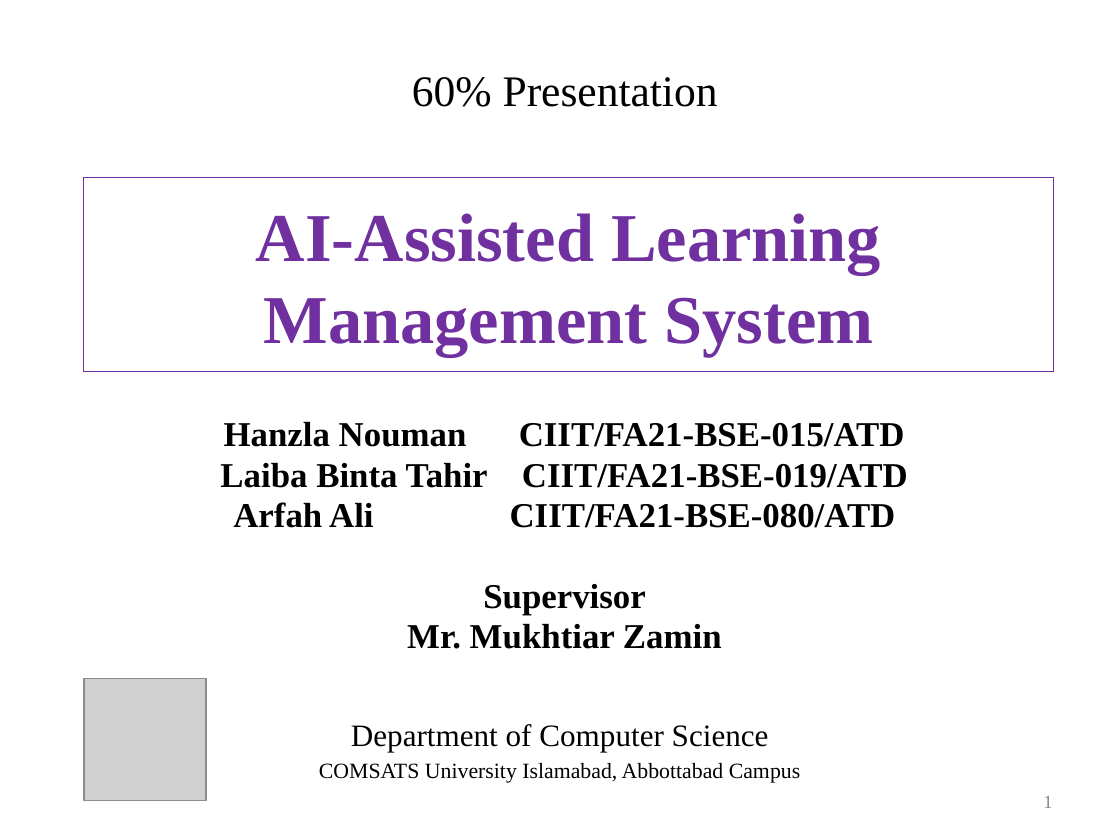
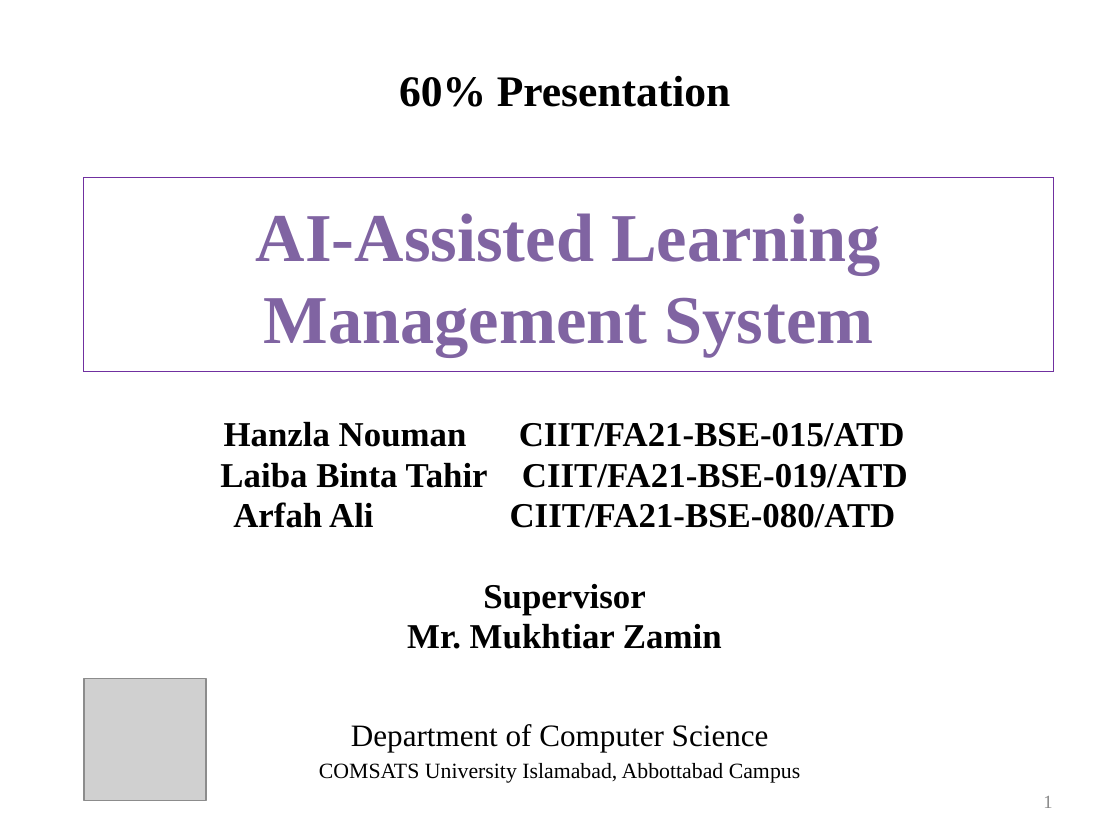
Before and after one commit to laibabintatahir/FYP-DOCS, a slide deck: slide 1 of LMS_60%.pptx. Drawn at 1120x840 pixels with LibreOffice and Linux fonts; fonts in the diff are those of the drawing; grey boxes stand for pictures. Boxes give left, top, right and bottom in pixels: in the first picture for what was removed or moved away, otherwise in the second. Text is boxed around its words. In the diff, an @@ line names an element or a change of style, - is before the commit and + after.

```diff
--- a/LMS_60%.pptx
+++ b/LMS_60%.pptx
@@ text "60% Presentation" at bbox=[399, 75, 731, 107]: bold on @@
@@ rectangle "AI-Assisted Learning Management System" at bbox=[84, 178, 1054, 372]: text colour #7030A0 to #8064A2; letter outline #7030A0 0.75 pt to none in "Learning" @@
```
Also in this commit, not shown: 13 other slides changed, 2 slides added, 1 slide removed, 18 other files.
